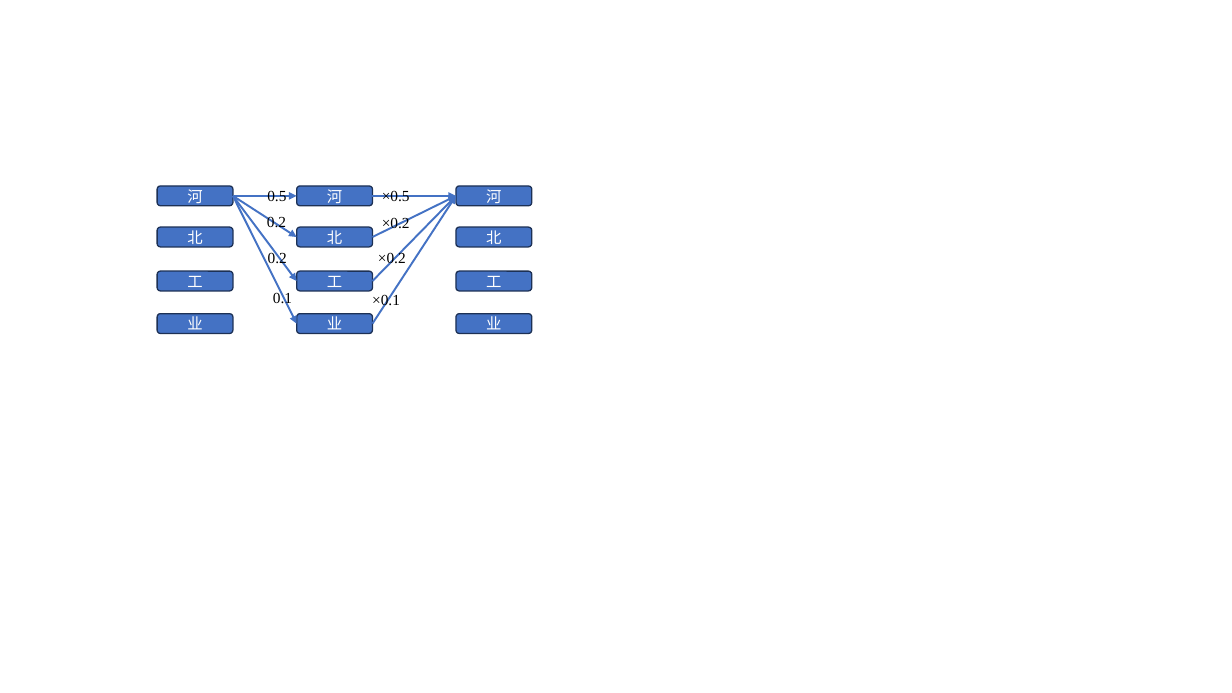
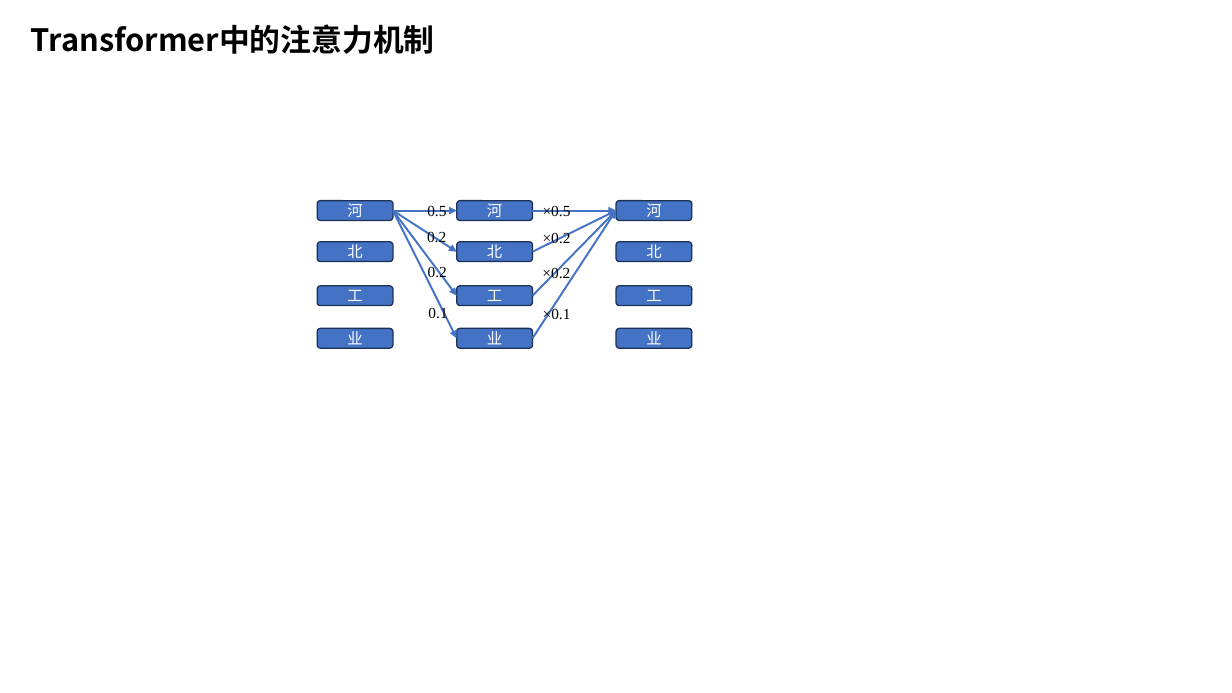
Before and after one commit to WZLHQ/Awesome-Reading-Notes, a slide deck: slide 1 of figures/Attention Mechanism.pptx. Drawn at 1232x693 pixels with LibreOffice and Linux fonts; fonts in the diff are those of the drawing. Boxes give left, top, right and bottom in pixels: in the first picture for what was removed or moved away, otherwise in the second. Text is boxed around its words. In the diff, an @@ line names an element or a change of style, - is before the commit and + after.

```diff
--- a/figures/Attention Mechanism.pptx
+++ b/figures/Attention Mechanism.pptx
@@ text added at (31, 24, 435, 54), 24 pt, text #000000, bold @@
+Transformer中的注意力机制
@@ 12 rounded rectangles, 8 arrows, 5 texts: place and size @@
-12 rounded rectangles, 8 arrows, 5 texts at (157, 186, 532, 333)
+12 rounded rectangles, 8 arrows, 5 texts at (317, 201, 692, 348)
@@ text "×0.2": place and size @@
-text "×0.2" at (378, 251, 406, 267)
+text "×0.2" at (542, 266, 570, 282)
@@ text "0.1": place and size @@
-text "0.1" at (273, 291, 292, 307)
+text "0.1" at (428, 306, 447, 321)
@@ text "×0.1": place and size @@
-text "×0.1" at (372, 292, 400, 308)
+text "×0.1" at (543, 307, 571, 323)
```
Also in this commit, not shown: 3 slides added, 2 slides removed, 2 other files.
